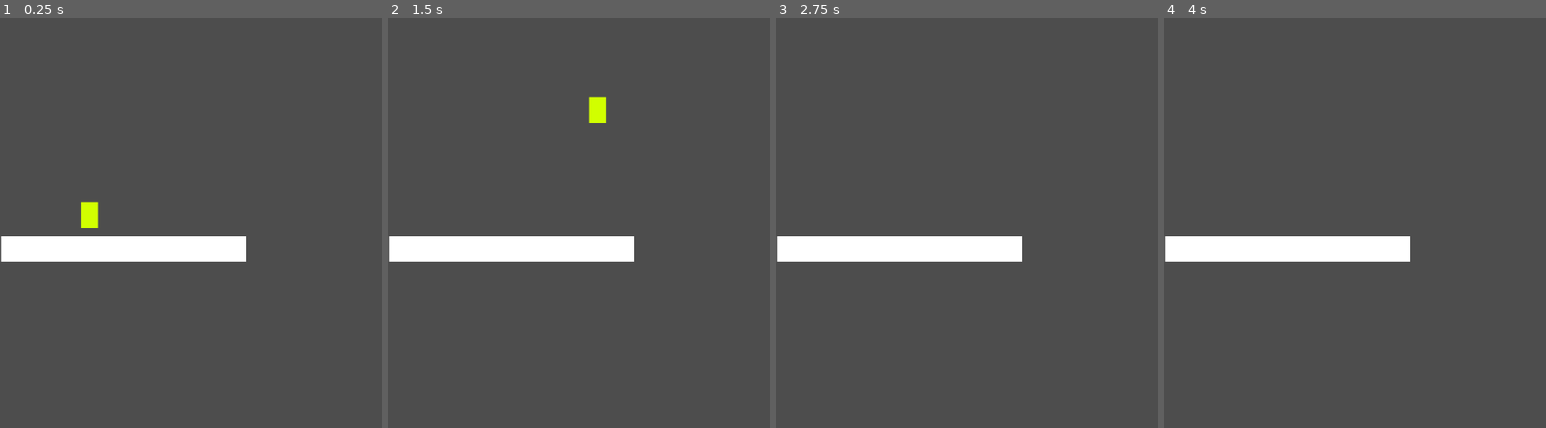
Above: before the commit, frames 1-4 (left to right).
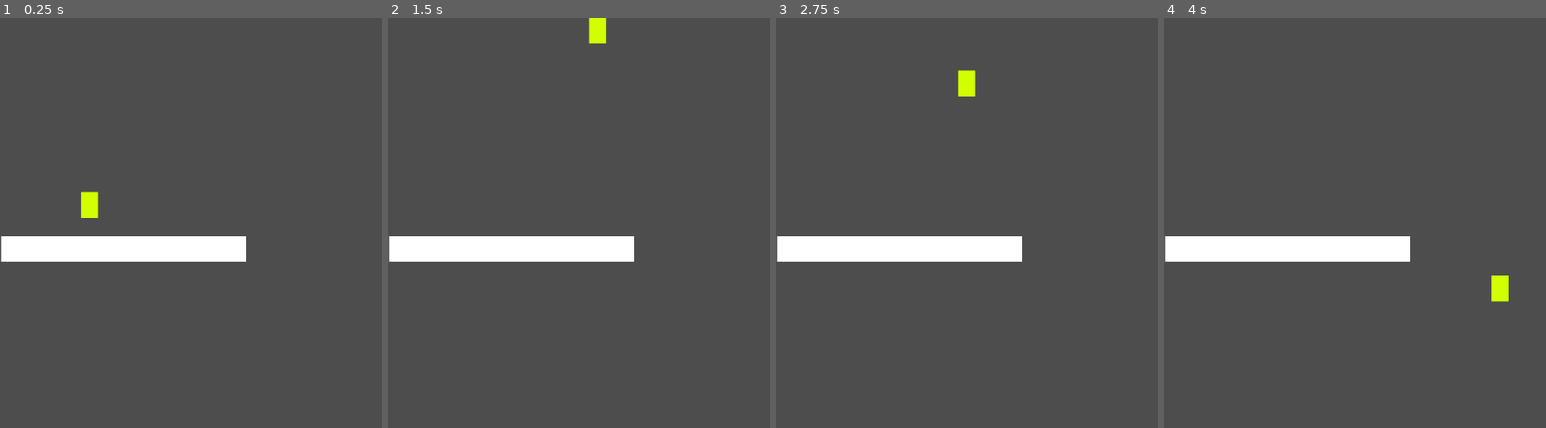
Above: after the commit, the same moments.

Repository: JamesJamesJamesJamesJamesJames/mining-game
Game: Godot game, scene res://Scenes/game.tscn
The game is run twice, just before and just after one commit, with the same random seed, the same clock (stepped at 60 frames per second) and the same inputs. Before the commit the project starts from res://scenes/game.tscn.
Inputs:
- Up to frame 1 (0.25 s): no input
- Up to frame 2 (1.5 s): hold D (move_right) from 0.53 s (still down); tap W (jump) at 0.77 s
- Up to frame 3 (2.75 s): tap W (jump) at 1.52 s; release D (move_right) at 2.03 s; hold A (move_left) from 2.03 s (still down)
- Up to frame 4 (4 s): release A (move_left) at 2.78 s; hold D (move_right) from 2.78 s (still down); tap W (jump) at 3.02, 3.77 s

The runs differ from the first frame. In frame 1, 0.2% of the frame differs, in the area x 21-26%, y 42-52%; in frame 2, 0.6%, in the area x 52-58%, y 0-26%; in frame 3, 0.3%; in frame 4, 0.3%.

Commit message:
restructured files

Diff:
--- a/scenes/player.tscn
+++ b/Scenes/Units/Player/player.tscn
@@ -1,13 +1,9 @@
-[gd_scene load_steps=3 format=3 uid="uid://cqgiftq6g2ds8"]
-
-[ext_resource type="Script" uid="uid://ln88wf0483sj" path="res://scenes/player.gd" id="1_3vyb7"]
+[gd_scene load_steps=2 format=3 uid="uid://cqgiftq6g2ds8"]
 
 [sub_resource type="RectangleShape2D" id="RectangleShape2D_u8vuu"]
 size = Vector2(27, 41)
 
 [node name="Player" type="CharacterBody2D"]
-script = ExtResource("1_3vyb7")
-GRAVITY = 1000
 
 [node name="ColorRect" type="ColorRect" parent="."]
 offset_right = 27.0
--- a/scenes/game.tscn
+++ b/Scenes/game.tscn
@@ -1,6 +1,7 @@
-[gd_scene load_steps=3 format=3 uid="uid://bj16t0v4jcqd6"]
+[gd_scene load_steps=4 format=3 uid="uid://bj16t0v4jcqd6"]
 
-[ext_resource type="PackedScene" uid="uid://cqgiftq6g2ds8" path="res://scenes/player.tscn" id="1_uwrxv"]
+[ext_resource type="PackedScene" uid="uid://cqgiftq6g2ds8" path="res://Scenes/Units/Player/player.tscn" id="1_uwrxv"]
+[ext_resource type="Script" uid="uid://ln88wf0483sj" path="res://Scenes/Units/Player/player.gd" id="2_qxrlw"]
 
 [sub_resource type="RectangleShape2D" id="RectangleShape2D_yqjtg"]
 size = Vector2(387, 40)
@@ -9,6 +10,7 @@
 
 [node name="Player" parent="." instance=ExtResource("1_uwrxv")]
 position = Vector2(128, 258)
+script = ExtResource("2_qxrlw")
 
 [node name="StaticBody2D" type="StaticBody2D" parent="."]
 position = Vector2(5, 268)
Renamed: scenes/player.gd -> Scenes/Units/Player/player.gd
Renamed: scenes/player.gd.uid -> Scenes/Units/Player/player.gd.uid
